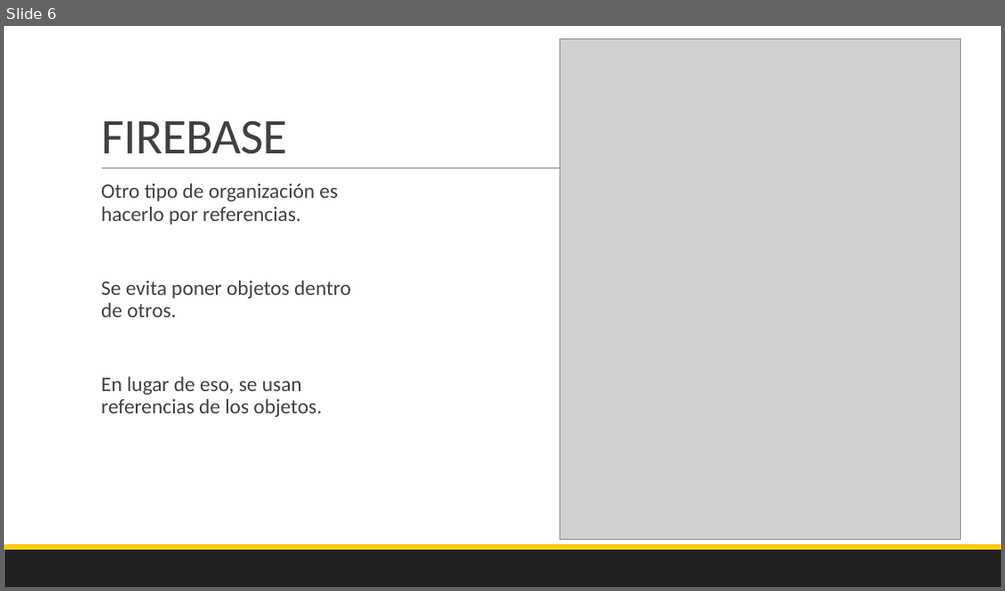
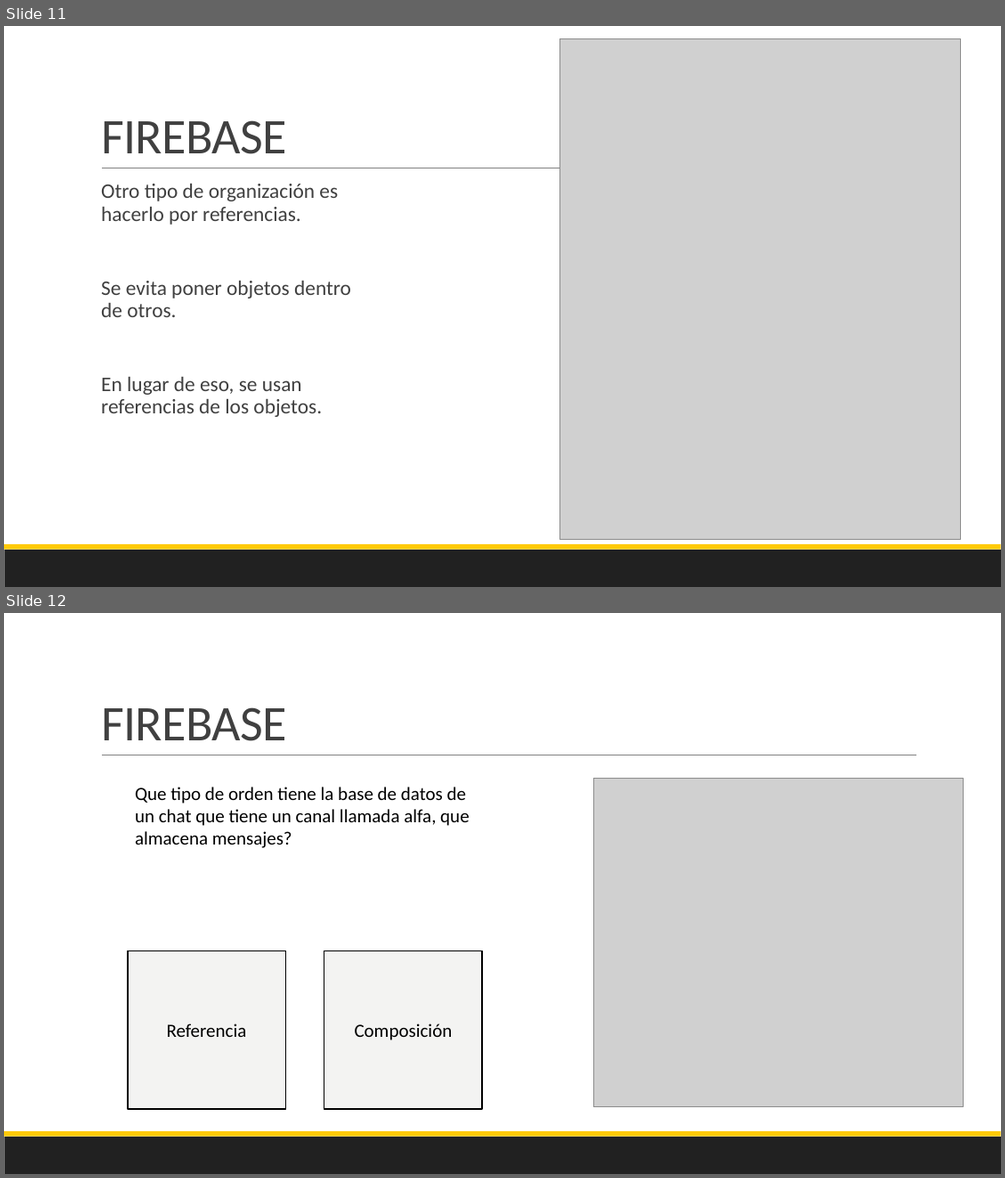
Before and after one commit to Domiciano/EcoApp201, a slide deck: Semana 13/PresentacionMartes.pptx. Shown one above the other, each under a label of ours: slide 6 before the commit, slides 11 and 12 after it. The pictures are 1005x591 and 1005x1178 pixels, drawn with LibreOffice and Linux fonts; fonts in the diff are those of the drawing; grey boxes stand for pictures; background and template pictures are left out. Boxes give left, top, right and bottom in pixels: in the first picture for what was removed or moved away, otherwise in the second. Text is boxed around its words. In the diff, an @@ line names an element or a change of style, - is before the commit and + after.

```diff
--- a/Semana 13/PresentacionMartes.pptx
+++ b/Semana 13/PresentacionMartes.pptx
@@ slide 12 added at box(4, 613, 1001, 1174), background #FFFFFF; not listed: 3 template elements that a slide beside it also shows @@
@@ title added at box(101, 707, 287, 741), 48 pt, text #404040 @@
+FIREBASE
@@ text added at box(135, 787, 469, 848), 18 pt, text #000000 @@
+Que tipo de orden tiene la base de datos de un chat que tiene un canal llamada alfa, que almacena mensajes?
@@ picture added at box(593, 779, 963, 1107) @@
@@ rectangle added at box(128, 951, 285, 1109), fill #F3F3F2, outline #000000 1.25 pt, 18 pt, text #000000 @@
+Referencia
@@ rectangle added at box(324, 951, 482, 1109), fill #F3F3F2, outline #000000 1.25 pt, 18 pt, text #000000 @@
+Composición
@@ what was slide 6 is now slide 11 @@
```
Also in this commit, not shown: 6 other slides added, 2 other files.
